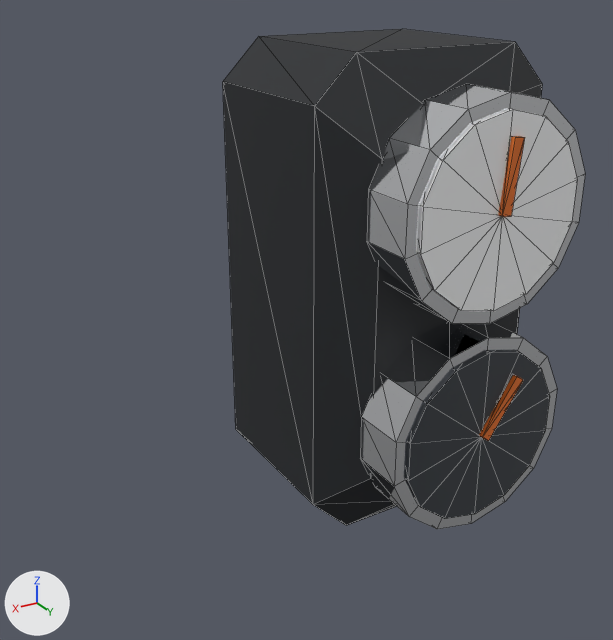
The glTF model assets/parts/interior/readout/readout_2/kaze_gt.glb, before and after one commit.
One viewpoint serves both versions: a camera (50 mm lens) standing at (0.1479, 0.1322, 0.1617) and looking at (0.0318, -0.0612, 0.065). Lighting does not change. The marker at lower left points along +X, +Y and +Z. The older version comes first. Mesh edges are drawn as thin lines. Where no turn or scale is listed for an object, it has been applied to the vertices. Vertices at exactly the same position are counted once.

The first picture shows 'model'.
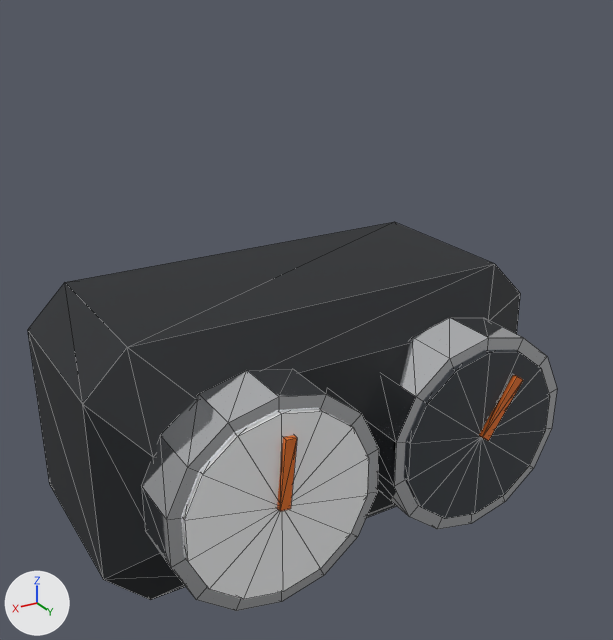
The newer file is also turned or shifted as a whole; pictures and numbers use the older file's frame.

Boxes [x1, y1, x2, y2] around the edits, measured in the pictures (613 x 640 px; the box of a moved part takes in the faces that stretch with it):
'model', reshaped (46% wider, 22% shorter): before [223, 29, 585, 529]; after [28, 222, 557, 611]
part 1 of me_model, moved or reshaped: before [367, 84, 585, 324]; after [141, 369, 379, 611]
part 2 of me_model, moved or reshaped: before [498, 136, 525, 217]; after [277, 435, 297, 511]
part 3 of me_model, moved or reshaped: before [418, 109, 577, 311]; after [183, 409, 369, 599]
part 4 of me_model, moved or reshaped: before [510, 42, 542, 98]; after [489, 265, 520, 334]
part 5 of me_model, moved or reshaped (mostly hidden): before [371, 159, 520, 479]; after [153, 343, 410, 514]
part 6 of me_model, moved or reshaped: before [223, 29, 515, 159]; after [28, 222, 495, 457]
part 7 of me_model, moved or reshaped: before [223, 82, 396, 525]; after [28, 331, 396, 600]

What the commit changed:
me_model is used by ob_model.
me_model had 170 vertices, 312 faces and spanned x -0.038..0.038, y -0.0463..0.0463, z -0.07..0.07.
me_model now has 170 vertices, 312 faces and spans x -0.038..0.102, y -0.0463..0.0463, z -0.07..0.006.
me_model part 1: the loose piece of 30 vertices spanning x -0.0292..0.0292, y 0.0277..0.0437, z 0.002..0.062 is moved by (0.064, 0.0, -0.064).
me_model part 2: the loose piece of 8 vertices spanning x -0.0034..0.0015, y 0.0443..0.0463, z 0.0319..0.0515 is moved by (0.064, 0.0, -0.064).
me_model part 3: the loose piece of 30 vertices spanning x -0.0253..0.0253, y 0.0397..0.0447, z 0.006..0.058 is moved by (0.064, 0.0, -0.064).
me_model part 4: 8 of the vertices in x -0.038..-0.014, y -0.0463..0.0287, z 0.046..0.07 are moved by (0.0, 0.0, -0.064).
me_model part 5: all 2 vertices in x 0.0, y -0.0463..0.0287, z 0.0 are moved by (0.032, 0.0, -0.032).
me_model part 6: 8 of the vertices in x 0.014..0.038, y -0.0463..0.0287, z 0.046..0.07 are moved by (0.064, 0.0, -0.064).
me_model part 7: 8 of the vertices in x 0.014..0.038, y -0.0463..0.0287, z -0.07..-0.046 are moved by (0.064, 0.0, 0.0).
